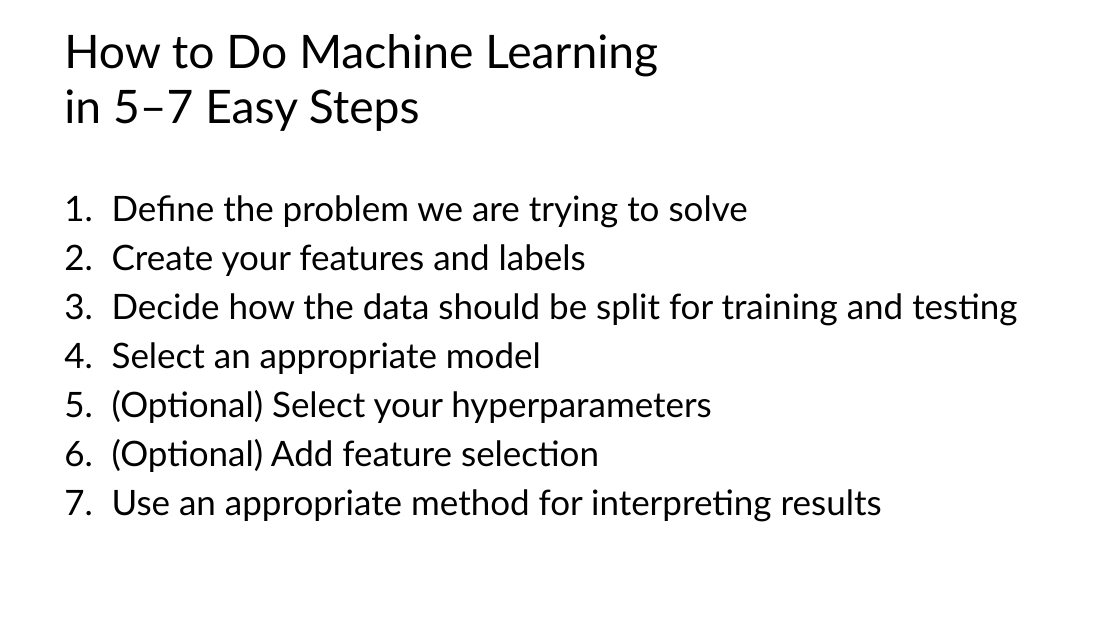
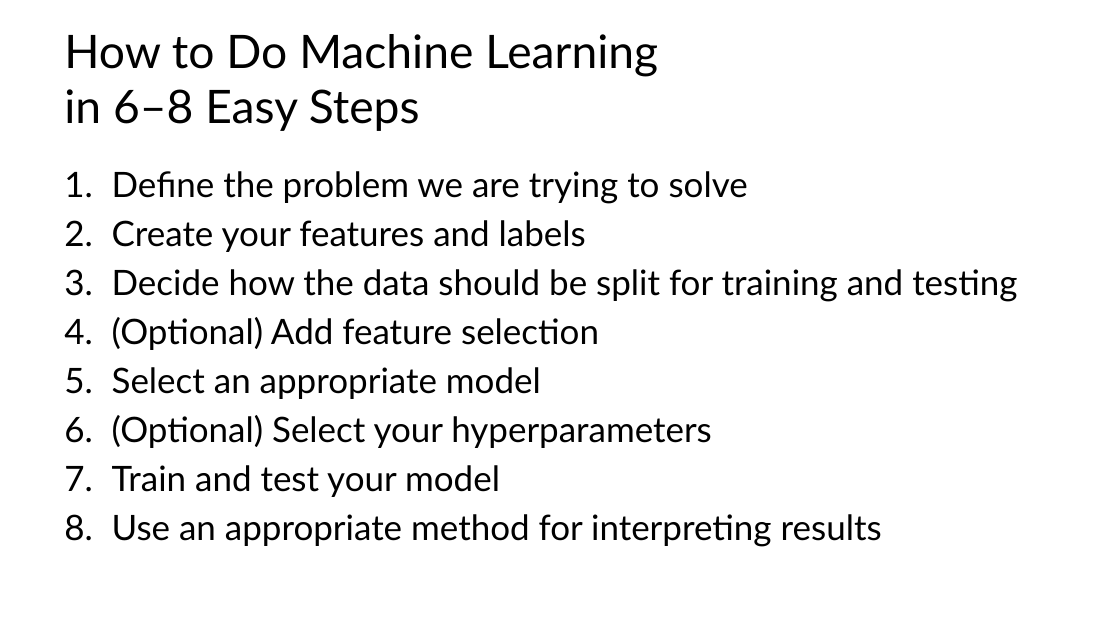
Before and after one commit to C4M-UofT/C4M-UofT.github.io, a slide deck: slide 42 of lectures/winter/6_ml_workflow/MachineLearning_tutorial.pptx (slide 40 before the commit). Drawn at 1120x630 pixels with LibreOffice and Linux fonts; fonts in the diff are those of the drawing. Boxes give left, top, right and bottom in pixels: in the first picture for what was removed or moved away, otherwise in the second. Text is boxed around its words. In the diff, an @@ line names an element or a change of style, - is before the commit and + after.

```diff
--- a/lectures/winter/6_ml_workflow/MachineLearning_tutorial.pptx
+++ b/lectures/winter/6_ml_workflow/MachineLearning_tutorial.pptx
@@ title at box(64, 34, 658, 131): text changed @@
-How to Do Machine Learning
-in 5–7 Easy Steps
+How to Do Machine Learning
+in 6–8 Easy Steps
@@ text at box(112, 317, 599, 350): paragraph added @@
+4. (Optional) Add feature selection
@@ text at box(112, 465, 500, 497): text changed @@
-6. (Optional) Add feature selection
+7. Train and test your model
```
Also in this commit, not shown: 7 other slides changed, 2 slides added, 7 other files.
